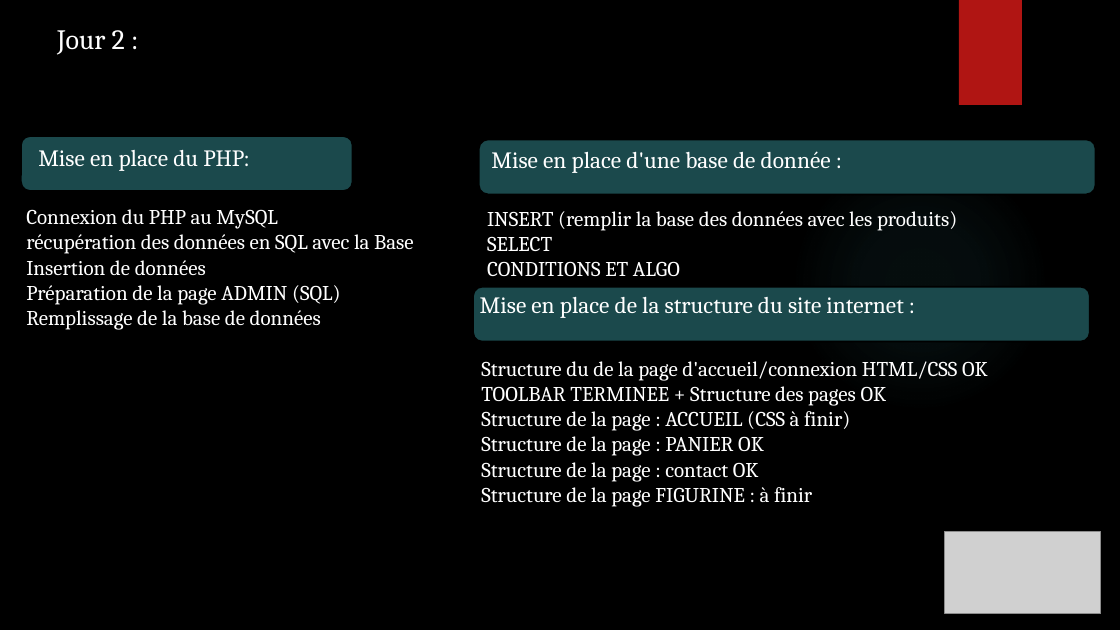
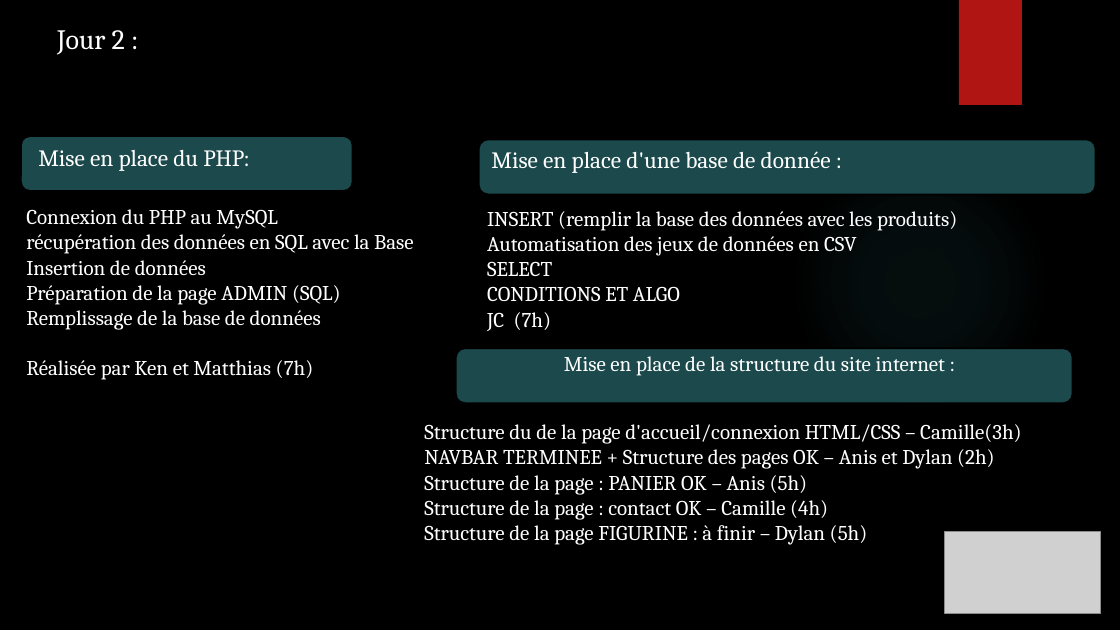
Before and after one commit to ChampemeDylan/UPOP, a slide deck: slide 13 of Présentation UPOP.pptx. Drawn at 1120x630 pixels with LibreOffice and Linux fonts; fonts in the diff are those of the drawing; grey boxes stand for pictures; background and template pictures are left out. Boxes give left, top, right and bottom in pixels: in the first picture for what was removed or moved away, otherwise in the second. Text is boxed around its words. In the diff, an @@ line names an element or a change of style, - is before the commit and + after.

Commit message:
Camille MAJ DIAPO
Ajout des personnes tâches et heures passées
Manque TEST pour finir
et Structure

```diff
--- a/Présentation UPOP.pptx
+++ b/Présentation UPOP.pptx
@@ text at (x1=487, y1=236, x2=857, y2=256): paragraph added @@
+Automatisation des jeux de données en CSV
@@ rounded rectangle removed at (x1=473, y1=287, x2=1090, y2=341) @@
@@ text at (x1=487, y1=312, x2=552, y2=331): paragraph added @@
+JC (7h)
@@ rounded rectangle "Mise en place de la ..." resized from (x1=480, y1=297, x2=903, y2=318) to (x1=456, y1=349, x2=1073, y2=403) @@
@@ rounded rectangle "Mise en place de la ..." at (x1=456, y1=349, x2=1073, y2=403): size 20 to 18 pt; alignment left to centre; vertical alignment top to middle; fill none to #1B494C; outline none to #000000 1.5 pt @@
@@ text at (x1=26, y1=360, x2=314, y2=380): paragraph added @@
+Réalisée par Ken et Matthias (7h)
@@ text at (x1=424, y1=424, x2=1022, y2=545): text changed @@
-Structure du de la page d'accueil/connexion HTML/CSS OK
-TOOLBAR TERMINEE + Structure des pages OK
-Structure de la page : ACCUEIL (CSS à finir)
-Structure de la page : PANIER OK
-Structure de la page : contact OK
-Structure de la page FIGURINE : à finir
+Structure du de la page d'accueil/connexion HTML/CSS – Camille(3h)
+NAVBAR TERMINEE + Structure des pages OK – Anis et Dylan (2h)
+Structure de la page : PANIER OK – Anis (5h)
+Structure de la page : contact OK – Camille (4h)
+Structure de la page FIGURINE : à finir – Dylan (5h)
```
Also in this commit, not shown: 9 other slides changed.
